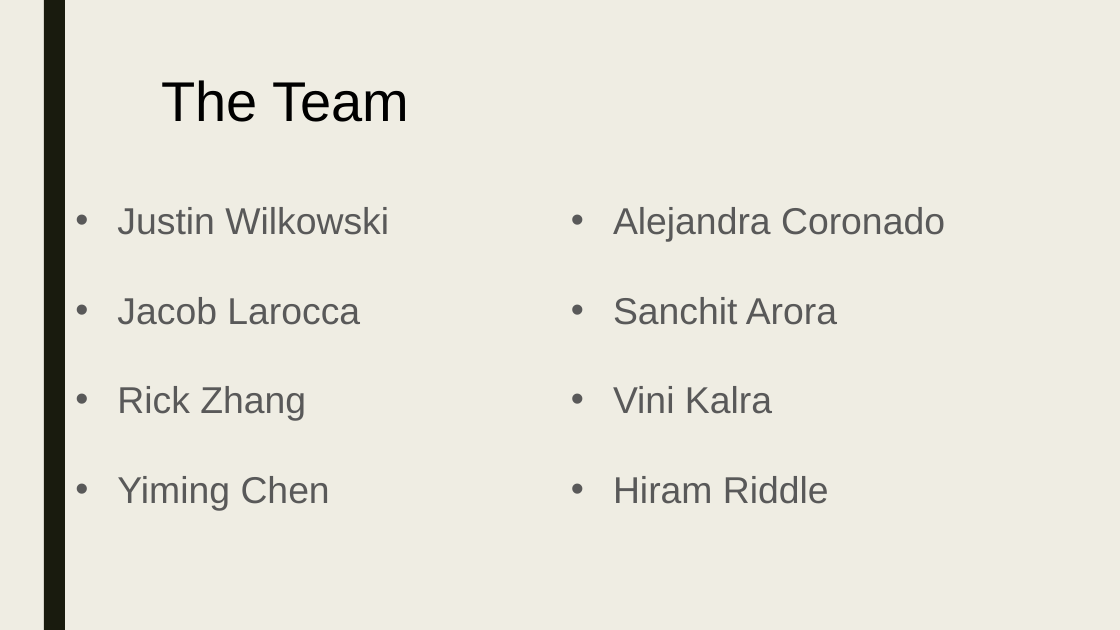
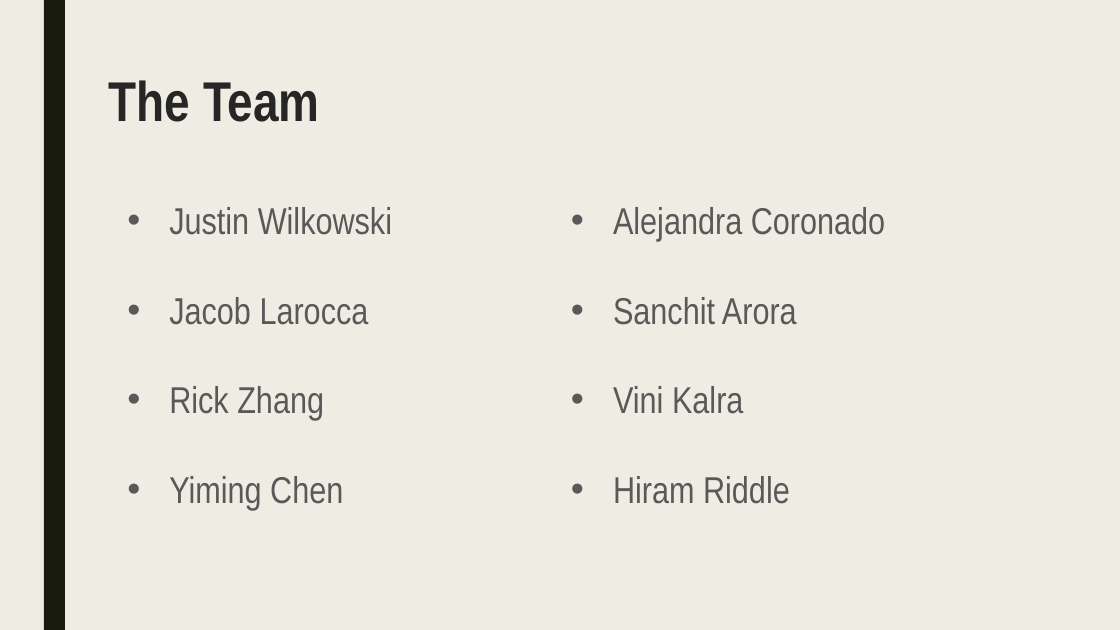
Before and after one commit to kristy0414/big-data-hackathon-in-San-Diego, a slide deck: slide 2 of Team Lucky Cat Project Presentation.pptx. Drawn at 1120x630 pixels with LibreOffice and Linux fonts; fonts in the diff are those of the drawing. Boxes give left, top, right and bottom in pixels: in the first picture for what was removed or moved away, otherwise in the second. Text is boxed around its words. In the diff, an @@ line names an element or a change of style, - is before the commit and + after.

```diff
--- a/Team Lucky Cat Project Presentation.pptx
+++ b/Team Lucky Cat Project Presentation.pptx
@@ text "The Team" at (x1=109, y1=80, x2=320, y2=122): font Arial to Arial Narrow, text colour #000000 to #262626, bold on @@
@@ text "Justin Wilkowski" at (x1=169, y1=207, x2=392, y2=510): font Arial to Arial Narrow @@
@@ text "Justin Wilkowski" moved from (x1=117, y1=207, x2=389, y2=510) to (x1=169, y1=207, x2=392, y2=510) @@
@@ text "Alejandra Coronado" at (x1=613, y1=207, x2=885, y2=504): font Arial to Arial Narrow @@
```
Also in this commit, not shown: 8 other slides changed.
